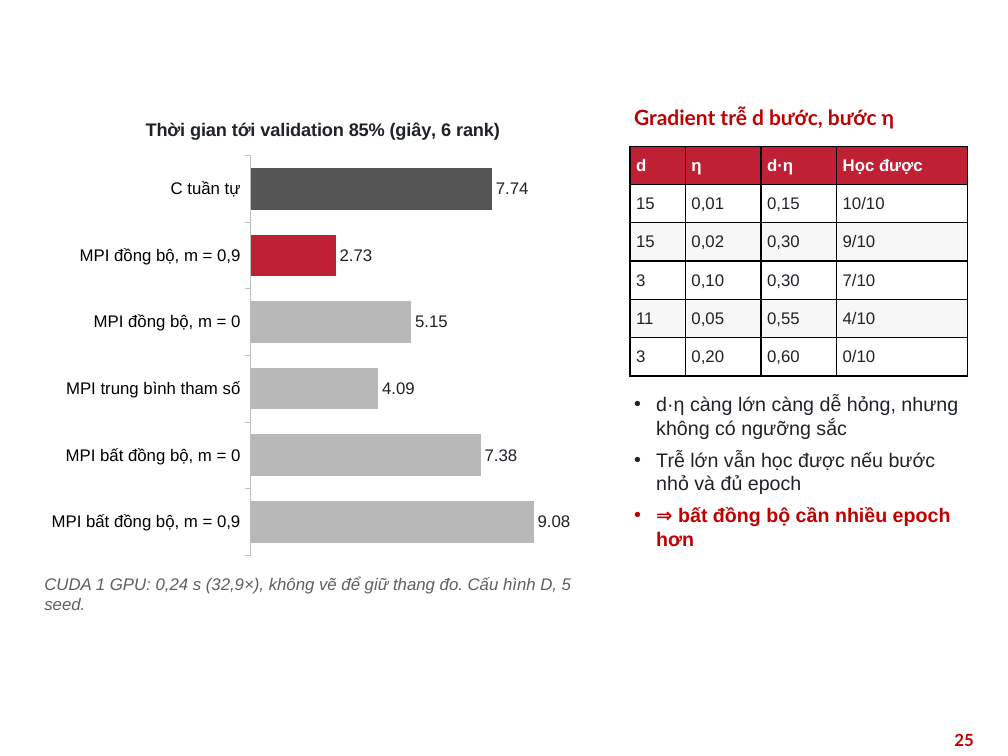
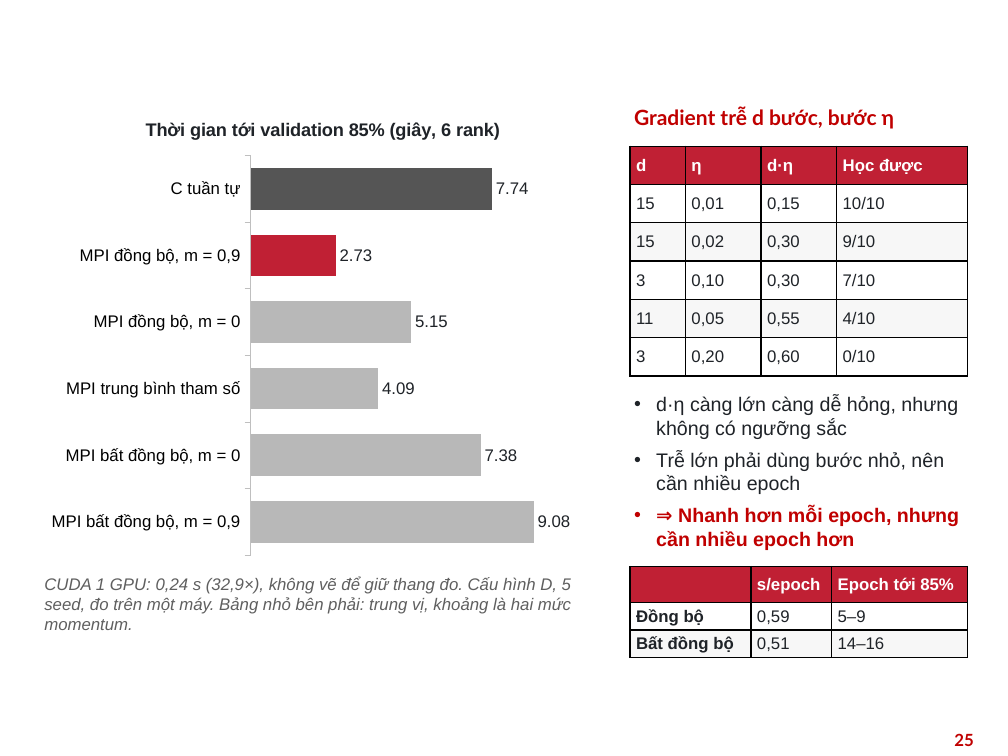
Before and after one commit to ngocvinhvu/High-Performance-Computing, a slide deck: slide 25 of slides/HPC_Nhom10_ParallelDistributedDL.pptx. Drawn at 1008x756 pixels with LibreOffice and Linux fonts; fonts in the diff are those of the drawing; background and template pictures are left out. Boxes give left, top, right and bottom in pixels: in the first picture for what was removed or moved away, otherwise in the second. Text is boxed around its words. In the diff, an @@ line names an element or a change of style, - is before the commit and + after.

```diff
--- a/slides/HPC_Nhom10_ParallelDistributedDL.pptx
+++ b/slides/HPC_Nhom10_ParallelDistributedDL.pptx
@@ text at (x1=656, y1=451, x2=959, y2=550): text changed; text colour #1F2328 to #C00000; bold on @@
-• Trễ lớn vẫn học được nếu bước nhỏ và đủ epoch
-• ⇒ bất đồng bộ cần nhiều epoch hơn
+• Trễ lớn phải dùng bước nhỏ, nên cần nhiều epoch
+• ⇒ Nhanh hơn mỗi epoch, nhưng cần nhiều epoch hơn
@@ table added at (x1=630, y1=566, x2=968, y2=657), 3 rows, 3 columns @@
+ | s/epoch | Epoch tới 85%
+Đồng bộ | 0,59 | 5–9
+Bất đồng bộ | 0,51 | 14–16
@@ text at (x1=44, y1=576, x2=571, y2=614): text changed @@
-CUDA 1 GPU: 0,24 s (32,9×), không vẽ để giữ thang đo. Cấu hình D, 5 seed.
+CUDA 1 GPU: 0,24 s (32,9×), không vẽ để giữ thang đo. Cấu hình D, 5 seed, đo trên một máy. Bảng nhỏ bên phải: trung vị, khoảng là hai mức momentum.
```
Also in this commit, not shown: 1 other slide changed, 2 other files.
